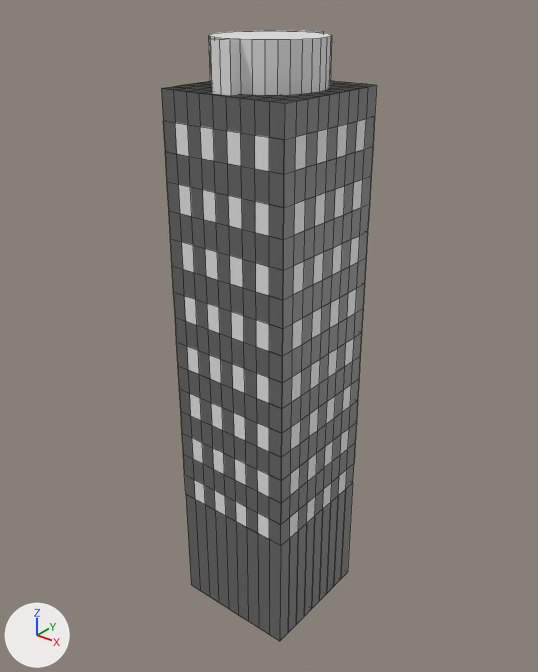
Two versions of the Blender file 3Dundervisning/Skyscraper/Skyscraper .blend, one commit apart.
Rendered twice from a 50 mm lens placed at (376.0, -472.0, 520.0), pointed at (-5.0, 5.0, 224.0). Arrows for +X, +Y and +Z are at lower left; the lights stay in place. Mesh edges are drawn as thin lines.

Objects in the first picture: 'SKYSCRAPER'.
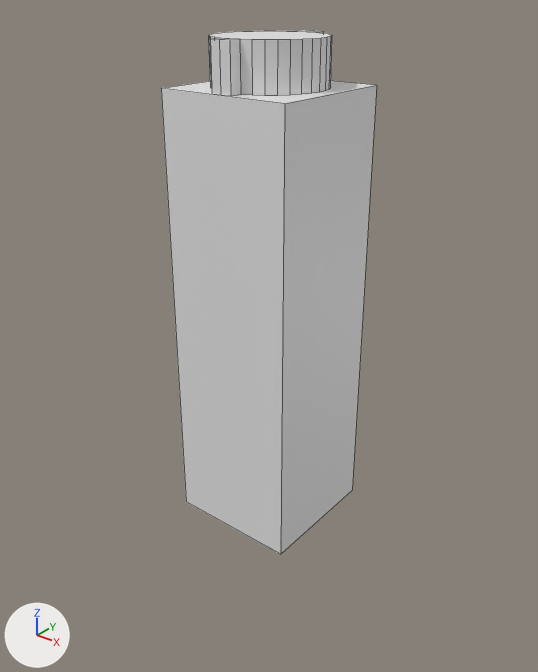
Boxes [x1, y1, x2, y2] around the edits, measured in the pictures (538 x 672 px):
'SKYSCRAPER', reshaped (14% shorter)
    before: [161, 30, 377, 641]
    after: [161, 30, 377, 554]
part 1 of me_cylinder, cut back
    before: [161, 81, 377, 641]
    after: [161, 85, 377, 554]

The edits, one by one:
me_cylinder is used by ob_skyscraper; location (0.0, 0.0, 460.0); scale (46.2, 46.2, 18.6).
me_cylinder had 1244 vertices, 1082 faces and spanned x -1.3..1.3, y -1.3..1.3, z -27.9..1.0.
me_cylinder now has 86 vertices, 52 faces and spans x -1.3..1.3, y -1.3..1.3, z -22.1..1.0.
me_cylinder part 1: 1162 vertices removed from x -1.3..1.3, y -1.3..1.3, z -27.9..-1.0; 4 vertices added at x -1.3..1.3, y -1.3..1.3, z -22.1.
